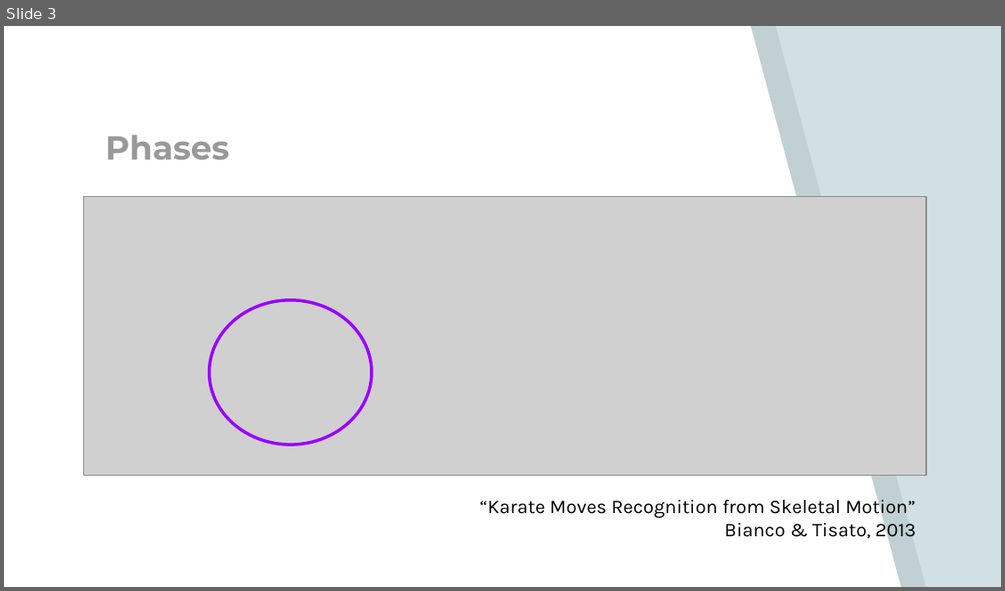
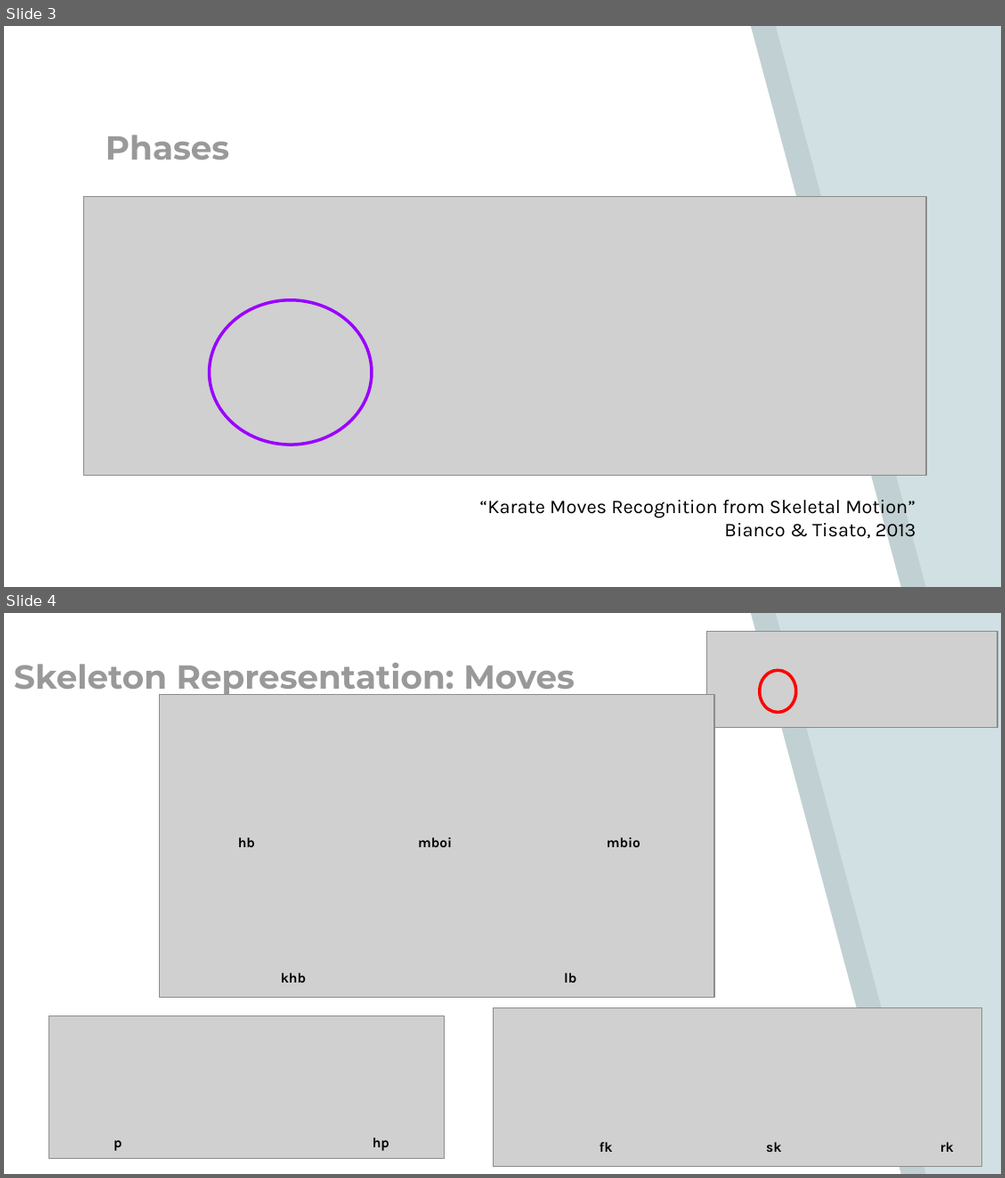
Before and after one commit to SriMed/sr_eval_tkd_v2, a slide deck: Final Presentation.pptx. Shown one above the other, each under a label of ours: slide 3 before the commit, slides 3 and 4 after it. The pictures are 1005x591 and 1005x1178 pixels, drawn with LibreOffice and Linux fonts; fonts in the diff are those of the drawing; grey boxes stand for pictures. Boxes give left, top, right and bottom in pixels: in the first picture for what was removed or moved away, otherwise in the second. Text is boxed around its words. In the diff, an @@ line names an element or a change of style, - is before the commit and + after.

```diff
--- a/Final Presentation.pptx
+++ b/Final Presentation.pptx
@@ slide 4 added at <box>4,613,1001,1174</box>, background #D0E0E3; not listed: 2 template elements that a slide beside it also shows @@
@@ picture added at <box>707,631,998,728</box> @@
@@ title added at <box>14,663,574,698</box>, 24 pt, text #999999, bold @@
+Skeleton Representation: Moves
@@ ellipse added at <box>760,670,796,712</box>, outline #FF0000 2.25 pt @@
@@ picture added at <box>160,695,713,997</box> @@
@@ text added at <box>238,837,255,847</box>, 10 pt, text #000000, bold @@
+hb
@@ text added at <box>418,837,452,847</box>, 10 pt, text #000000, bold @@
+mboi
@@ text added at <box>607,837,640,847</box>, 10 pt, text #000000, bold @@
+mbio
@@ text added at <box>281,973,306,982</box>, 10 pt, text #000000, bold @@
+khb
@@ text added at <box>564,973,576,982</box>, 10 pt, text #000000, bold @@
+lb
@@ picture added at <box>493,1008,982,1167</box> @@
@@ picture added at <box>48,1015,444,1159</box> @@
@@ text added at <box>113,1140,121,1151</box>, 10 pt, text #000000, bold @@
+p
@@ text added at <box>372,1137,389,1151</box>, 10 pt, text #000000, bold @@
+hp
@@ text added at <box>599,1142,613,1151</box>, 10 pt, text #000000, bold @@
+fk
@@ text added at <box>766,1142,781,1151</box>, 10 pt, text #000000, bold @@
+sk
@@ text added at <box>940,1142,954,1151</box>, 10 pt, text #000000, bold @@
+rk
```
Also in this commit, not shown: 3 slides changed, 6 other slides added, 5 slides removed, 5 other files.
